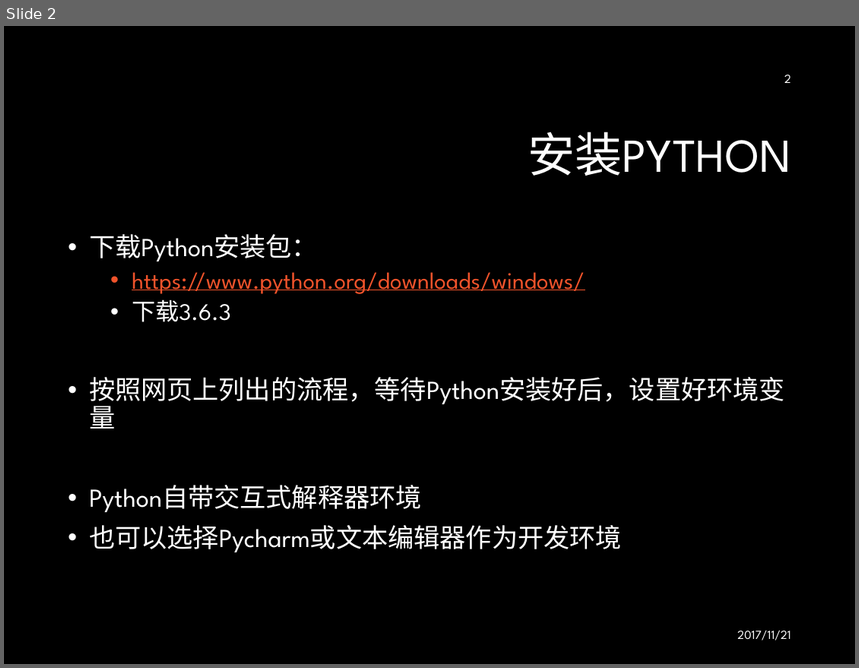
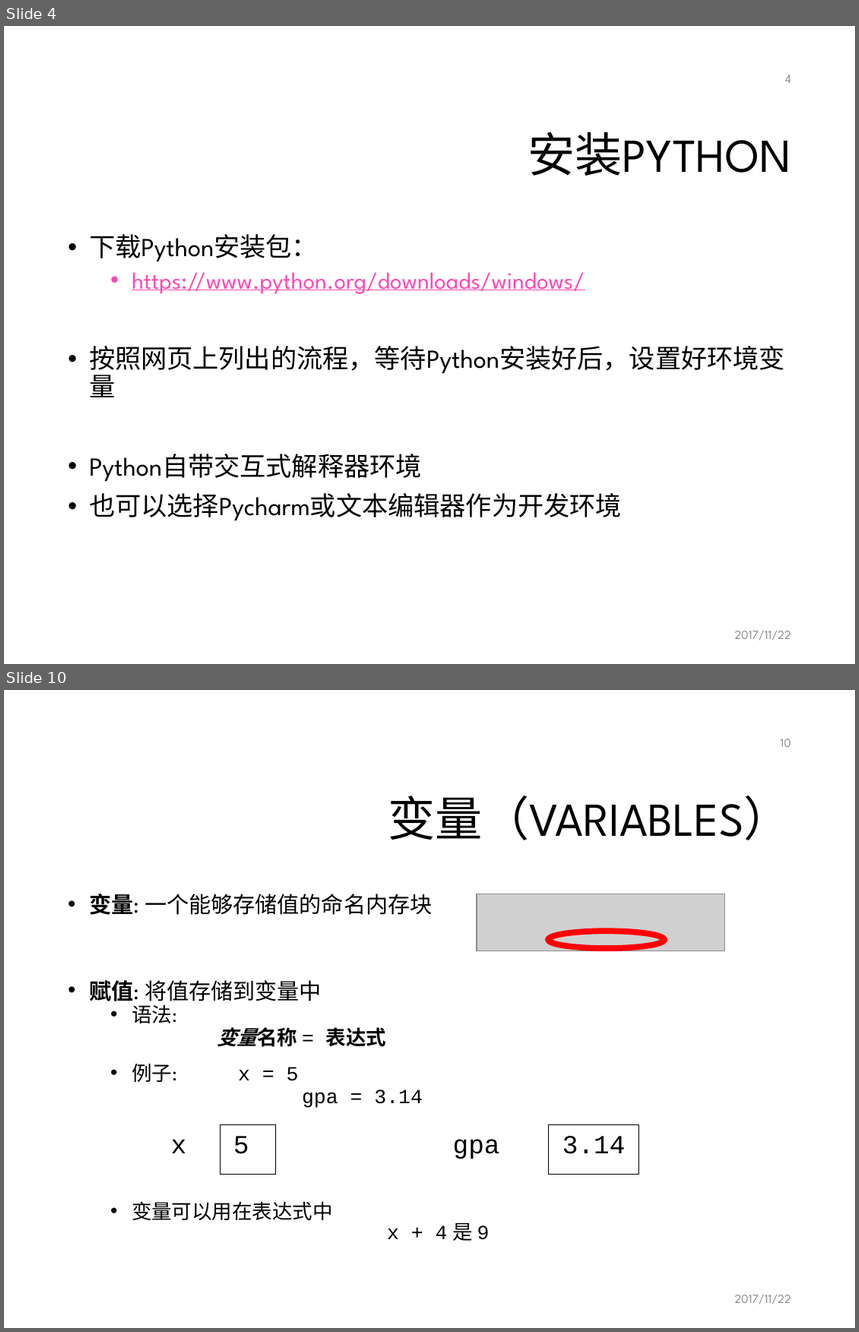
Before and after one commit to mcai/PythonTraining, a slide deck: intro_python_programming.pptx. Shown one above the other, each under a label of ours: slide 2 before the commit, slides 4 and 10 after it; the slides between them are not shown. The pictures are 859x668 and 859x1332 pixels, drawn with LibreOffice and Linux fonts; fonts in the diff are those of the drawing; grey boxes stand for pictures; background and template pictures are left out. Boxes give left, top, right and bottom in pixels: in the first picture for what was removed or moved away, otherwise in the second. Text is boxed around its words. In the diff, an @@ line names an element or a change of style, - is before the commit and + after.

```diff
--- a/intro_python_programming.pptx
+++ b/intro_python_programming.pptx
@@ slide 10 added at <box>4,690,855,1328</box>, background #FFFFFF @@
@@ page number added at <box>781,739,791,747</box>, 10.5 pt, text #8C8C8C @@
+10
@@ title added at <box>388,796,791,840</box>, 40 pt, text #000000 @@
+变量（VARIABLES）
@@ text added at <box>89,894,490,1241</box>, 17 pt, text #000000 @@
+• 变量: 一个能够存储值的命名内存块
+• 赋值: 将值存储到变量中
+  • 语法:
+  变量名称 = 表达式
+  • 例子: x = 5
+  gpa = 3.14
+  x 5 gpa 3.14
+  • 变量可以用在表达式中
+  x + 4 是 9
@@ picture added at <box>477,894,725,951</box> @@
@@ ellipse added at <box>548,931,664,948</box>, outline #FF0000 5 pt @@
@@ rectangle added at <box>220,1125,275,1174</box>, outline #000000 0.75 pt @@
@@ rectangle added at <box>549,1125,639,1174</box>, outline #000000 0.75 pt @@
@@ text added at <box>735,1295,791,1305</box>, 10.5 pt, text #8C8C8C @@
+2017/11/22
@@ what was slide 2 is now slide 4 @@
@@ slide 4 changed as well @@
@@ background #000000 to #FFFFFF @@
@@ page number at <box>785,75,791,83</box>: text changed; text colour #FFFFFF to #8C8C8C @@
-2
+4
@@ title "安装PYTHON" at <box>528,132,791,176</box>: text colour #FFFFFF to #000000 @@
@@ text "下载Python安装包：" at <box>89,234,785,521</box>: text colour #FFFFFF to #000000 in "下载Python安装包：", "按照网页上列出的流程，等待Python安装好后，设置好环境变量", "Python自带交互式解释器环境", "也可以选择Pycharm或文本编辑器作为开发环境"; text colour #F0532B to #FB4AB6 in "https://www.python.org/downloads/windows/" @@
@@ text at <box>132,300,231,322</box>: paragraph removed @@
-  • 下载3.6.3
@@ text at <box>735,631,791,641</box>: text changed; text colour #FFFFFF to #8C8C8C @@
-2017/11/21
+2017/11/22
```
Also in this commit, not shown: 1 other slide changed, 23 other slides added.
